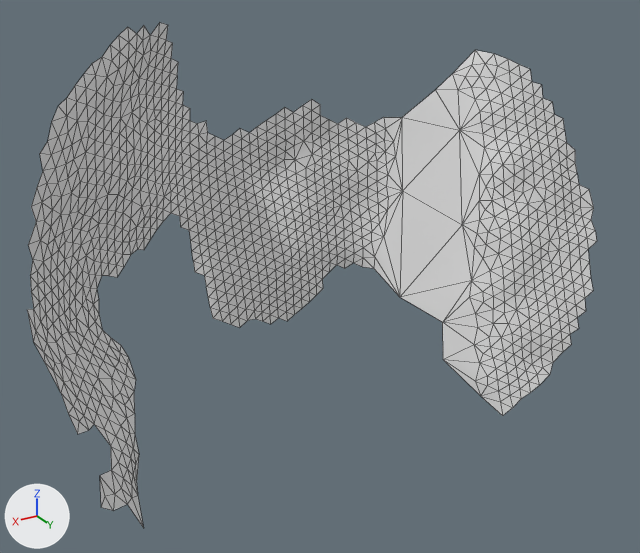
The OBJ model res/final/onecam_fullvolume/05/cleanedup/FullVolium.000566.obj as it was, and as the next commit left it.
The view is the same before and after, from a camera (50 mm lens) standing at (-63.4, 105.4, 150.8) and looking at (-169.2, -70.9, 62.7). Lighting does not change. The marker at lower left points along +X, +Y and +Z. Mesh edges are drawn as thin lines. Where no turn or scale is listed for an object, it has been applied to the vertices.

Objects in the first picture: 'FullVolium.000566'.
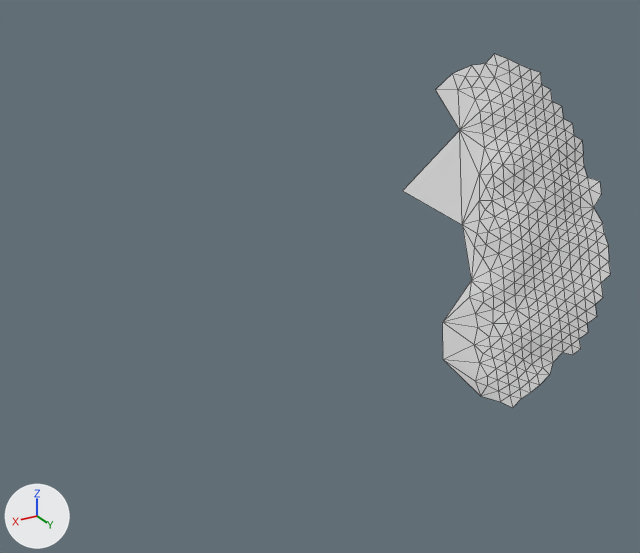
What the commit changed:
me_fullvolium_000566 is used by ob_fullvolium_000566; location (0.0, 0.0, 0.0).
me_fullvolium_000566 had 1120 vertices, 2058 faces and spanned x -249.0..-94.0, y -110.0..-36.0, z 16.0..125.0.
me_fullvolium_000566 now has 318 vertices, 582 faces and spans x -251.0..-211.0, y -93.0..-47.0, z 19.0..112.0.
me_fullvolium_000566 part 1: 827 vertices removed from x -212.0..-94.0, y -110.0..-36.0, z 30.0..125.0.
me_fullvolium_000566 part 2: 1 vertex removed from x -224.0, y -82.0, z 113.0; 27 vertices added at x -251.0..-238.0, y -70.0..-47.0, z 33.0..107.0.
me_fullvolium_000566 part 3: 1 vertex removed from x -218.0, y -52.0, z 16.0.

Pixel boxes (x1, y1, x2, y2) of what changed, in the pictures (640 x 553 px):
'FullVolium.000566', reshaped (63% narrower, 30% shorter)
    before: (27, 23, 597, 528)
    after: (403, 54, 611, 407)
part 1 of me_fullvolium_000566, deleted
    before: (27, 23, 471, 528)
part 2 of me_fullvolium_000566, built on
    before: (454, 50, 494, 73)
    after: (530, 69, 611, 355)
part 3 of me_fullvolium_000566, deleted
    before: (481, 396, 513, 416)
